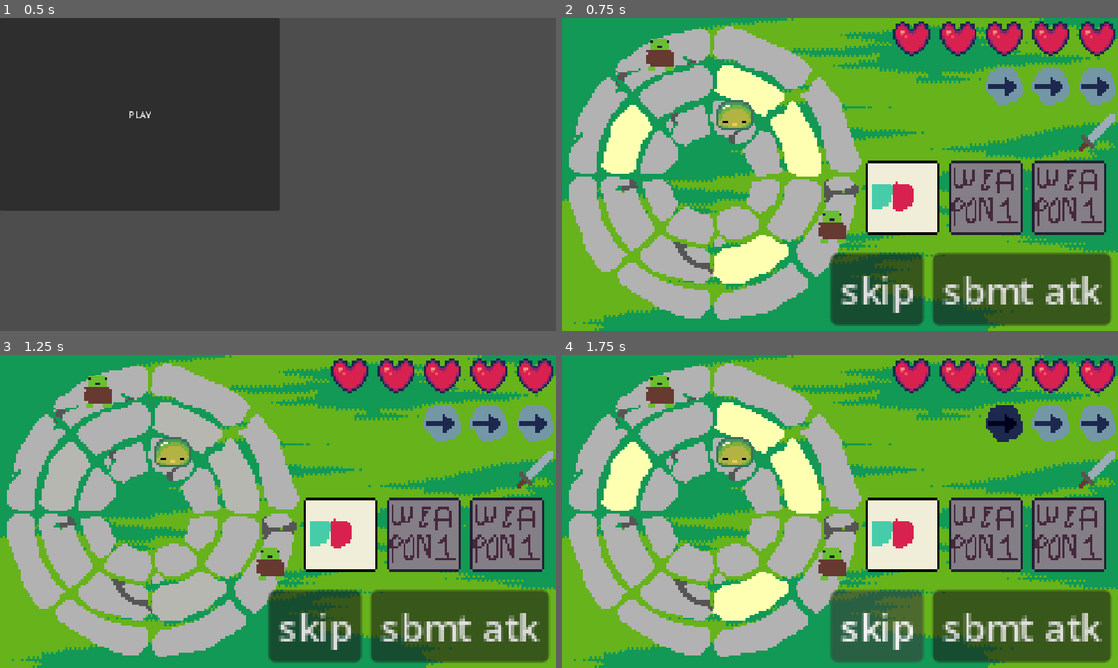
Above: before the commit, frames 1-4 (two rows, left to right).
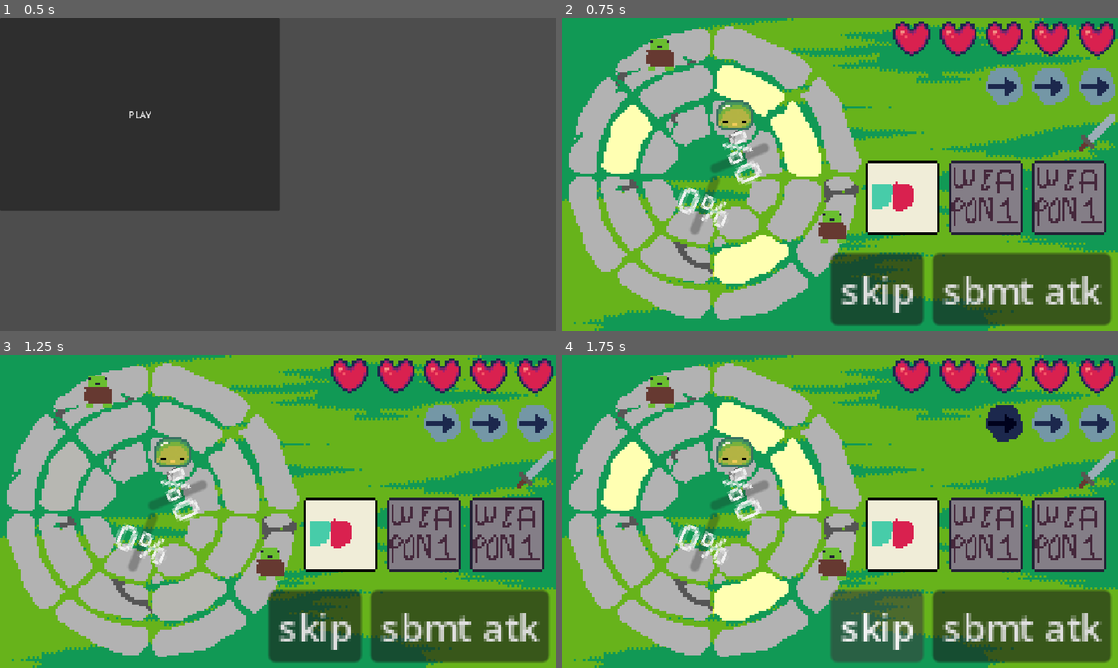
Above: after the commit, the same moments.

Repository: theophylaktos/sanocho-ygda-jam-2026
Game: Godot game, scene res://main_menu/main_menu.tscn
Two runs of this game, one before a commit and one after it. Both use one fixed random seed, a clock stepped at 60 frames per second and the inputs below.
Inputs:
- Up to frame 1 (0.5 s): no input
- Up to frame 2 (0.75 s): click "PLAY" at 0.5 s
- Up to frame 3 (1.25 s): no input
- Up to frame 4 (1.75 s): click "skip" at 1.25 s

Frame 1 is identical in both runs. In frame 2, 1.4% of the frame differs, in the area x 20-38%, y 35-70%; in frame 3, 1.4%; in frame 4, 1.4%.

Commit message:
added health bar nodes
idk what i did with the ghost stuff even though

Diff:
--- a/enemies/ghost/ghost.tscn
+++ b/enemies/ghost/ghost.tscn
@@ -52,3 +52,7 @@
 [node name="AnimatedSprite2D" type="AnimatedSprite2D" parent="Local" unique_id=315474355]
 sprite_frames = SubResource("SpriteFrames_1su5m")
 offset = Vector2(-2, -4)
+
+[node name="HealthBar" type="ProgressBar" parent="." unique_id=1022662611]
+offset_right = 4.0
+offset_bottom = 27.0
--- a/enemies/goblin/goblin.tscn
+++ b/enemies/goblin/goblin.tscn
@@ -30,3 +30,7 @@
 
 [node name="AnimatedSprite2D" type="AnimatedSprite2D" parent="Node2D" unique_id=121862124]
 sprite_frames = SubResource("SpriteFrames_p0yn0")
+
+[node name="HealthBar" type="ProgressBar" parent="." unique_id=201845594]
+offset_right = 4.0
+offset_bottom = 27.0
--- a/enemies/golem/golem.tscn
+++ b/enemies/golem/golem.tscn
@@ -26,3 +26,7 @@
 
 [node name="AnimatedSprite2D" type="AnimatedSprite2D" parent="Local" unique_id=1466242329]
 sprite_frames = SubResource("SpriteFrames_f2x0q")
+
+[node name="HealthBar" type="ProgressBar" parent="." unique_id=612787799]
+offset_right = 4.0
+offset_bottom = 27.0
--- a/enemies/mushroom/mushroom.tscn
+++ b/enemies/mushroom/mushroom.tscn
@@ -88,3 +88,7 @@
 position = Vector2(-2, -4)
 sprite_frames = SubResource("SpriteFrames_7bva4")
 animation = &"idle_back"
+
+[node name="HealthBar" type="ProgressBar" parent="." unique_id=1559944994]
+offset_right = 4.0
+offset_bottom = 27.0
--- a/enemies/snake/snake.tscn
+++ b/enemies/snake/snake.tscn
@@ -26,3 +26,7 @@
 
 [node name="AnimatedSprite2D" type="AnimatedSprite2D" parent="Local" unique_id=1049131727]
 sprite_frames = SubResource("SpriteFrames_suq1p")
+
+[node name="HealthBar" type="ProgressBar" parent="." unique_id=33364603]
+offset_right = 4.0
+offset_bottom = 27.0
Not shown, added: 1 assets/art/enemies/ghost/attack-ghost-back.png.import
Not shown, added: 1 assets/art/enemies/ghost/attack-ghost-side.png.import
Not shown, added: 1 assets/art/enemies/ghost/front-ghost-attack.png.import
